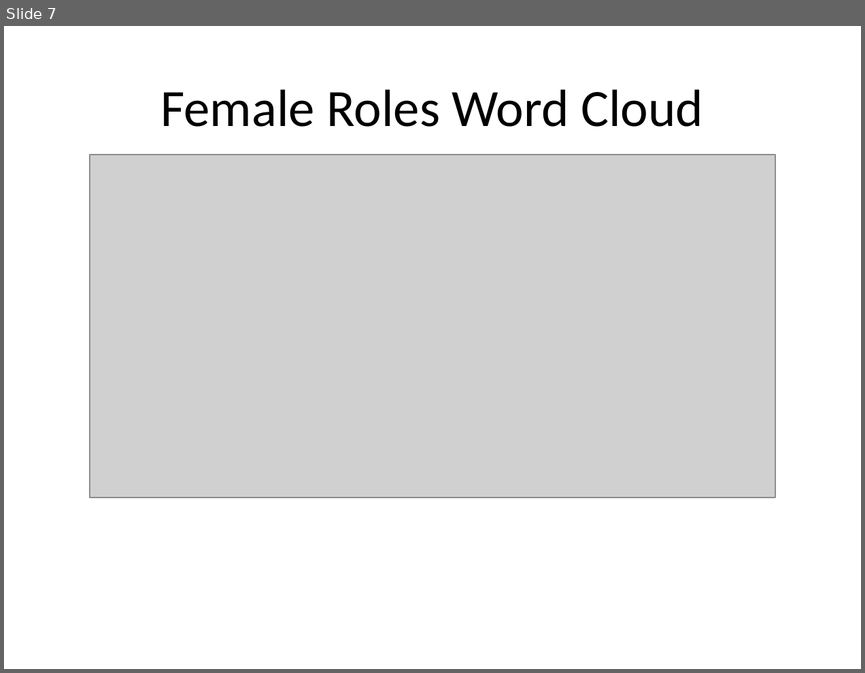
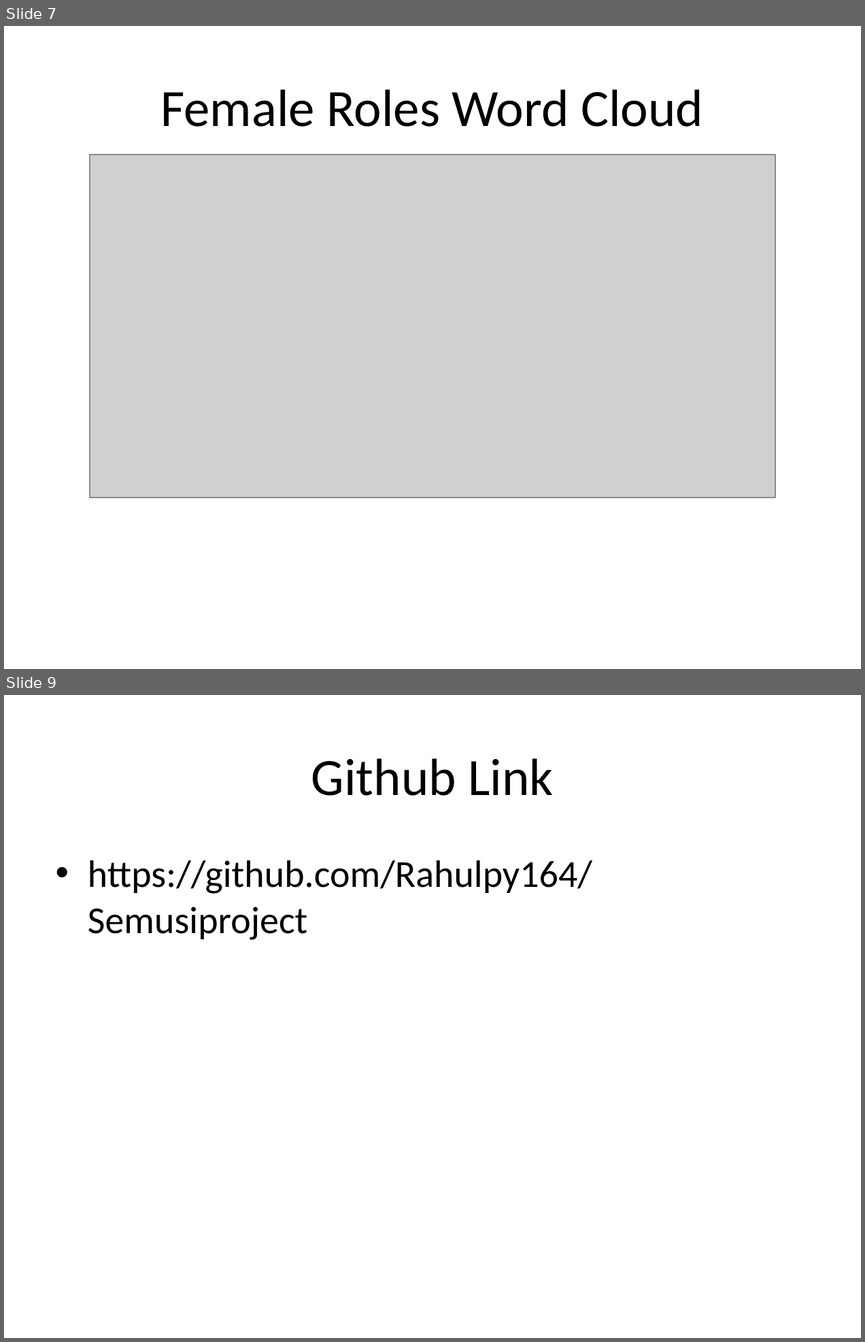
Before and after one commit to Rahulpy164/Semusiproject, a slide deck: Bollywood_Movie_Analysis_Presentation.pptx. Shown one above the other, each under a label of ours: slide 7 before the commit, slides 7 and 9 after it; the slides between them are not shown. The pictures are 865x673 and 865x1342 pixels, drawn with LibreOffice and Linux fonts; fonts in the diff are those of the drawing; grey boxes stand for pictures. Boxes give left, top, right and bottom in pixels: in the first picture for what was removed or moved away, otherwise in the second. Text is boxed around its words. In the diff, an @@ line names an element or a change of style, - is before the commit and + after.

```diff
--- a/Bollywood_Movie_Analysis_Presentation.pptx
+++ b/Bollywood_Movie_Analysis_Presentation.pptx
@@ slide 9 added at [4, 695, 861, 1338], background #FFFFFF @@
@@ title added at [311, 758, 553, 796], 44 pt, text #000000 @@
+Github Link
@@ text added at [88, 860, 592, 940], 32 pt, text #000000 @@
+• https://github.com/Rahulpy164/Semusiproject
```
Also in this commit, not shown: 3 slides changed.
